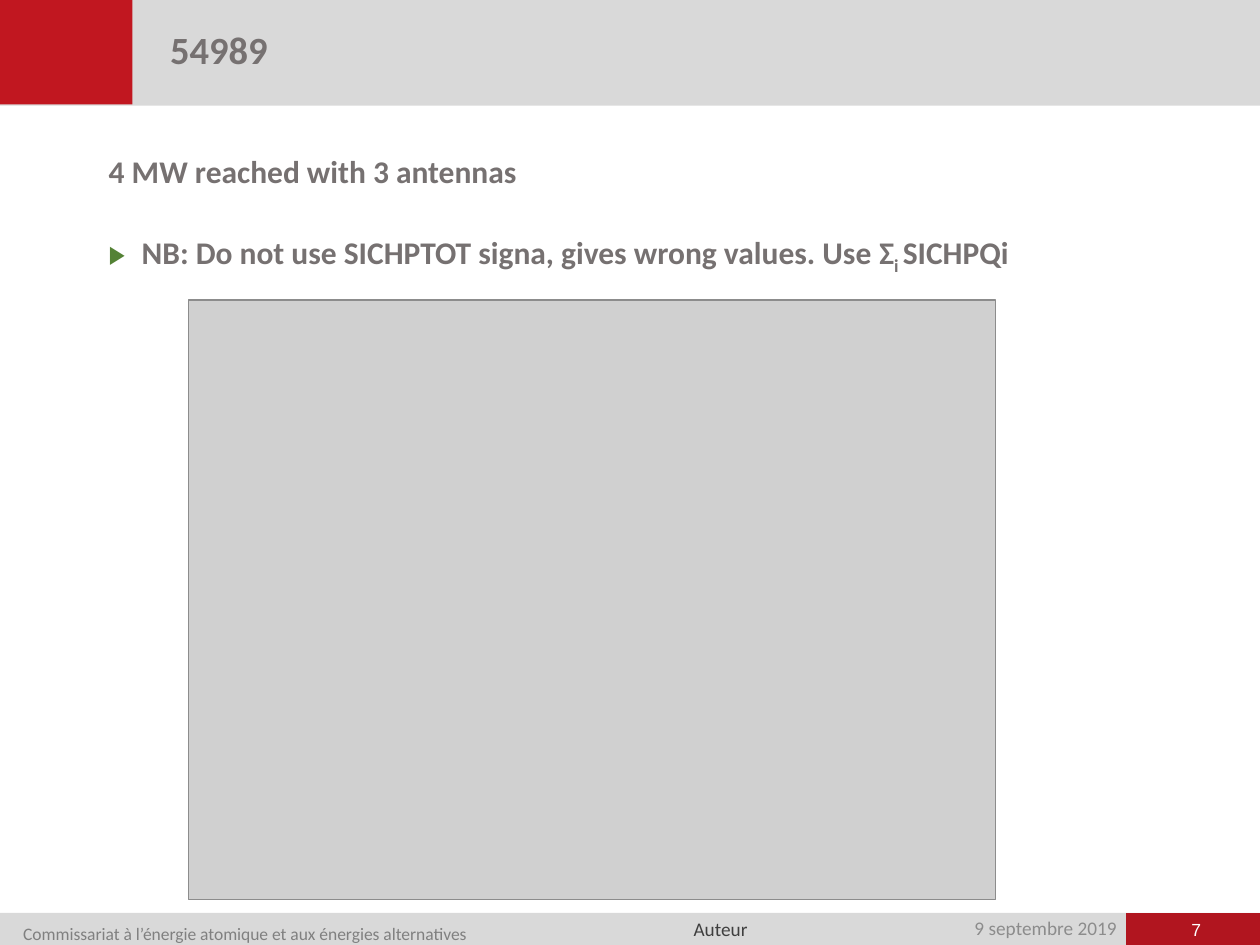
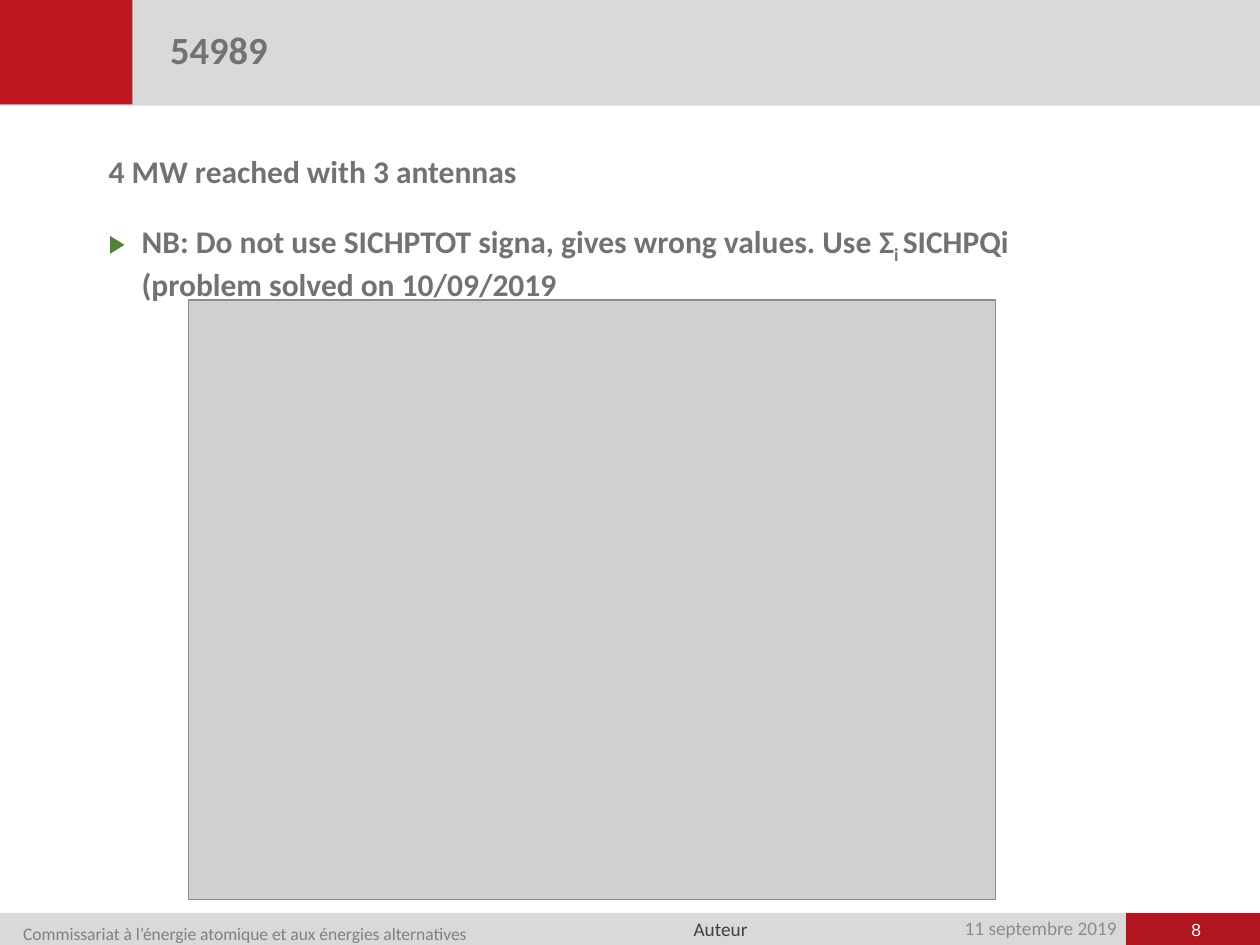
Before and after one commit to jhillairet/WEST_C4, a slide deck: slide 8 of presentations/WEST_IC_week36.pptx (slide 7 before the commit). Drawn at 1260x945 pixels with LibreOffice and Linux fonts; fonts in the diff are those of the drawing; grey boxes stand for pictures; background and template pictures are left out. Boxes give left, top, right and bottom in pixels: in the first picture for what was removed or moved away, otherwise in the second. Text is boxed around its words. In the diff, an @@ line names an element or a change of style, - is before the commit and + after.

```diff
--- a/presentations/WEST_IC_week36.pptx
+++ b/presentations/WEST_IC_week36.pptx
@@ text at bbox=[142, 231, 1009, 304]: text changed @@
-▶ NB: Do not use SICHPTOT signa, gives wrong values. Use Σi SICHPQi
+▶ NB: Do not use SICHPTOT signa, gives wrong values. Use Σi SICHPQi
+  (problem solved on 10/09/2019
@@ text at bbox=[965, 922, 1117, 938]: text changed @@
-9 septembre 2019
+11 septembre 2019
@@ page number at bbox=[1191, 924, 1201, 936]: text changed @@
-7
+8
```
Also in this commit, not shown: 2 other slides changed, 1 slide added, 1 other file.
